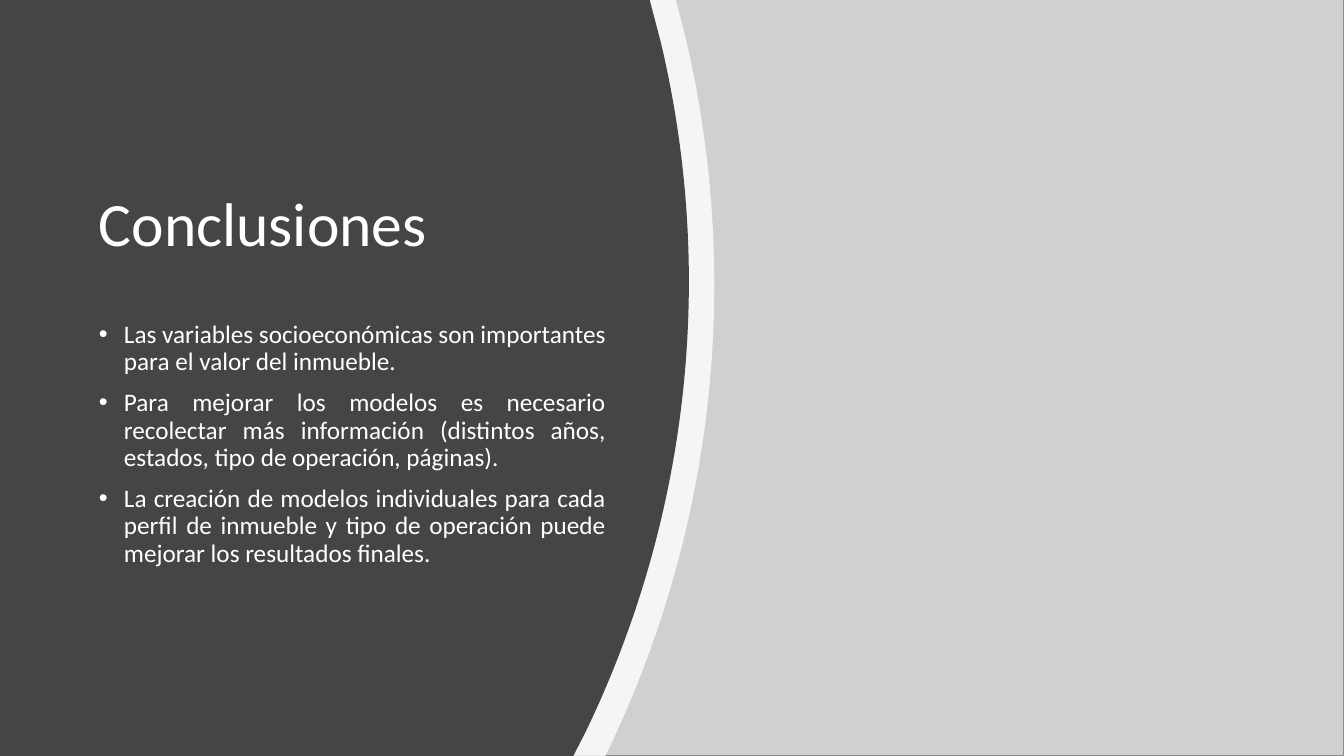
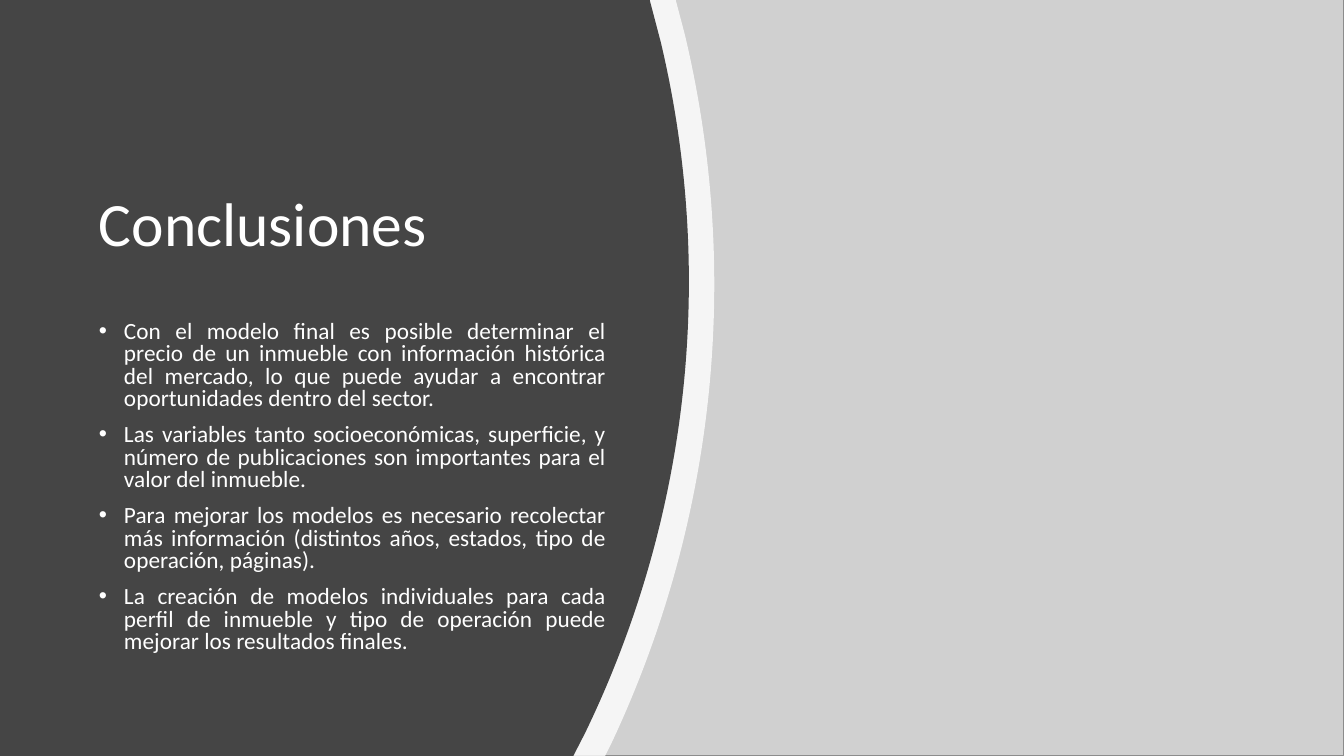
Before and after one commit to edco17/Real_Estate_Mexico, a slide deck: slide 8 of final_ppt/Análisis del Mercado Inmobiliario en México.pptx. Drawn at 1344x756 pixels with LibreOffice and Linux fonts; fonts in the diff are those of the drawing; grey boxes stand for pictures. Boxes give left, top, right and bottom in pixels: in the first picture for what was removed or moved away, otherwise in the second. Text is boxed around its words. In the diff, an @@ line names an element or a change of style, - is before the commit and + after.

```diff
--- a/final_ppt/Análisis del Mercado Inmobiliario en México.pptx
+++ b/final_ppt/Análisis del Mercado Inmobiliario en México.pptx
@@ text at (124,323,606,487): text changed; size 18 to 16.6 pt @@
-• Las variables socioeconómicas son importantes para el valor del inmueble.
+• Con el modelo final es posible determinar el precio de un inmueble con información histórica del mercado, lo que puede ayudar a encontrar oportunidades dentro del sector.
+• Las variables tanto socioeconómicas, superficie, y número de publicaciones son importantes para el valor del inmueble.
@@ text at (124,507,605,653): size 18 to 16.6 pt in "Para mejorar los modelos es necesario recolectar ...", "La creación de modelos individuales para cada ..."; line spacing 0.9 to 0.8 @@
```
Also in this commit, not shown: 1 other file.
